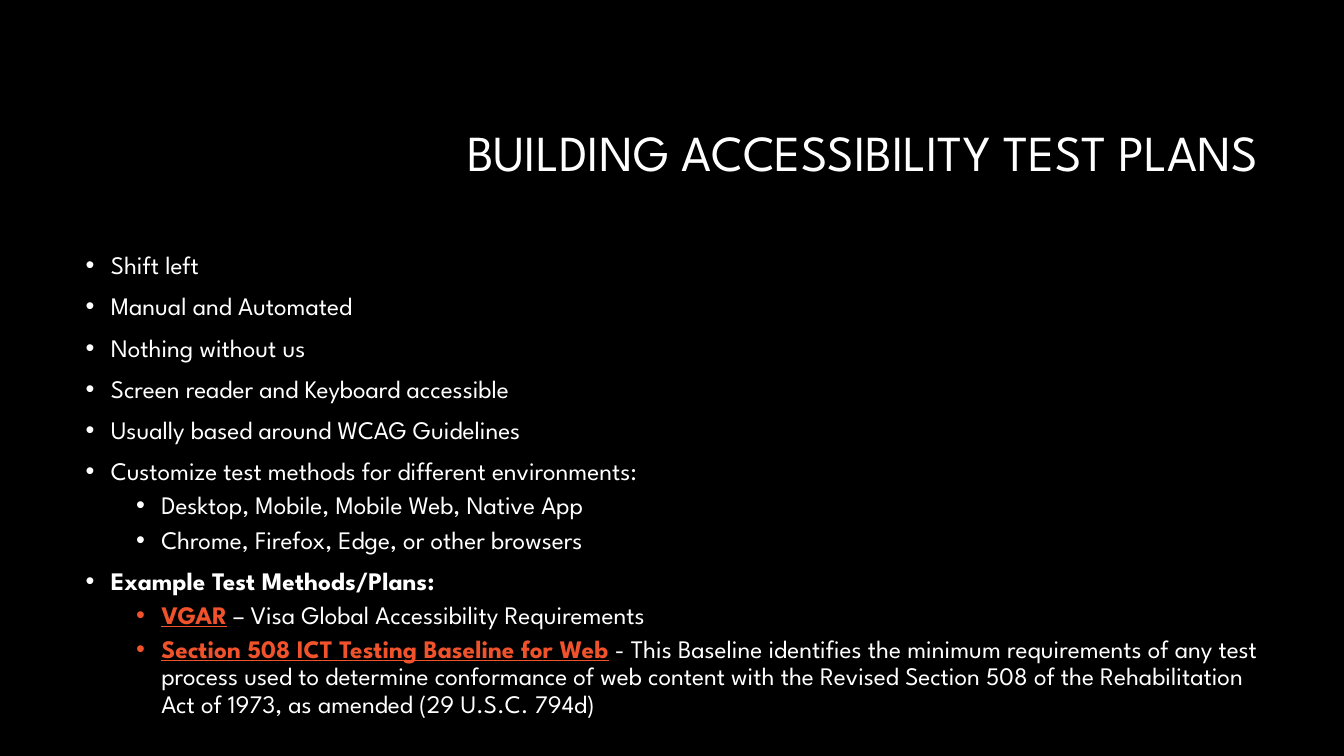
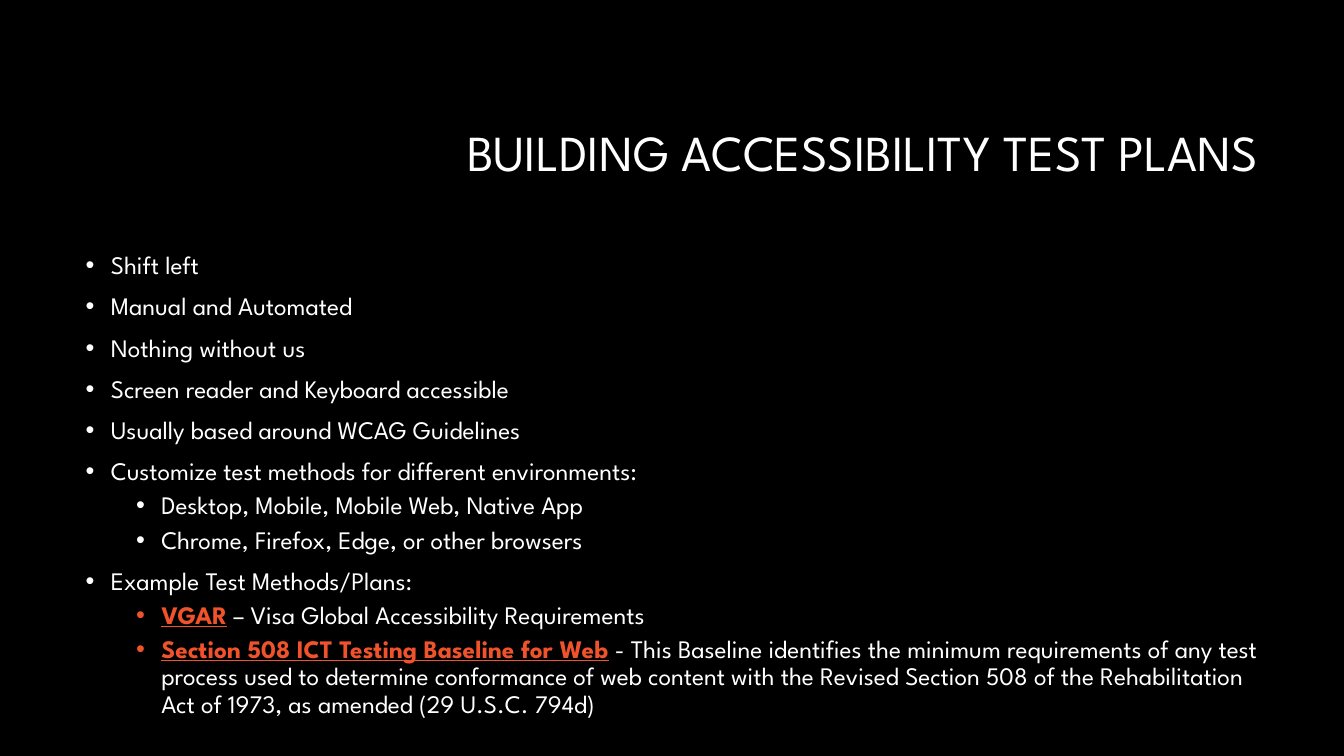
Before and after one commit to CorgiDev/A11y-Materials, a slide deck: slide 7 of Presenations/2024 Presentations/AccessibilityTesting101 - London NDC.pptx. Drawn at 1344x756 pixels with LibreOffice and Linux fonts; fonts in the diff are those of the drawing; background and template pictures are left out. Boxes give left, top, right and bottom in pixels: in the first picture for what was removed or moved away, otherwise in the second. Text is boxed around its words. In the diff, an @@ line names an element or a change of style, - is before the commit and + after.

Commit message:
Updated accessibility testing presentations.

```diff
--- a/Presenations/2024 Presentations/AccessibilityTesting101 - London NDC.pptx
+++ b/Presenations/2024 Presentations/AccessibilityTesting101 - London NDC.pptx
@@ text at (x1=111, y1=572, x2=412, y2=596): bold off in "Example Test Methods/Plans:" @@
```
Also in this commit, not shown: 1 other slide changed, 1 slide added, 1 other file.
